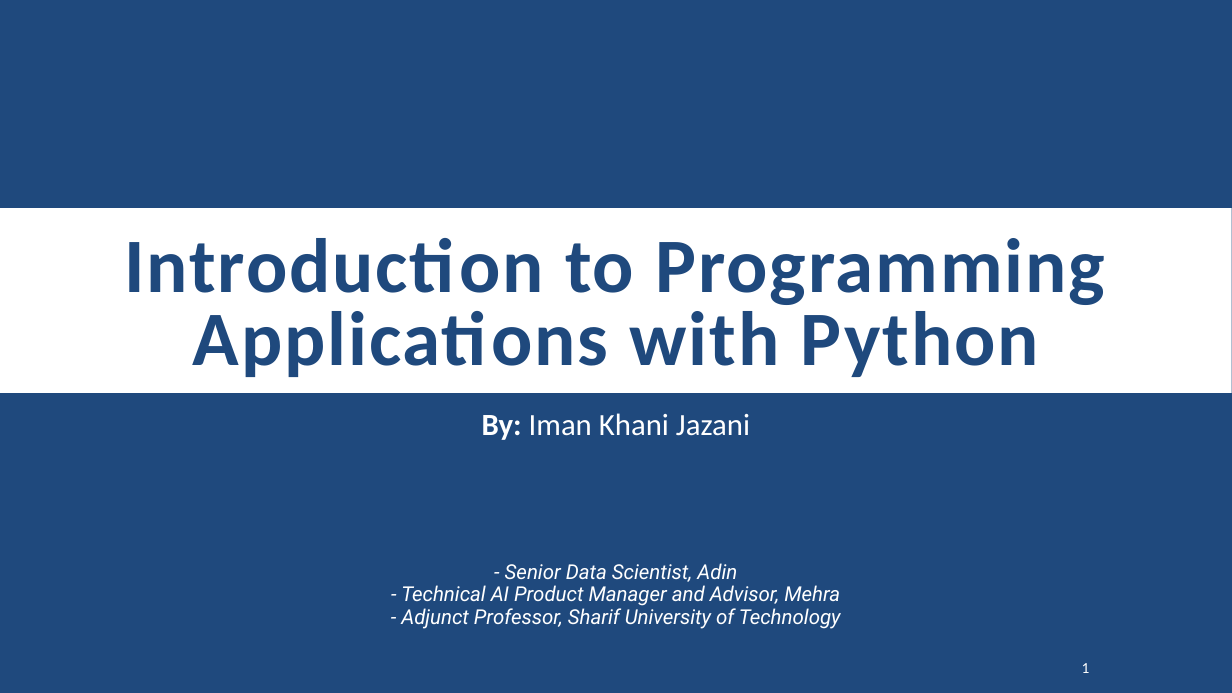
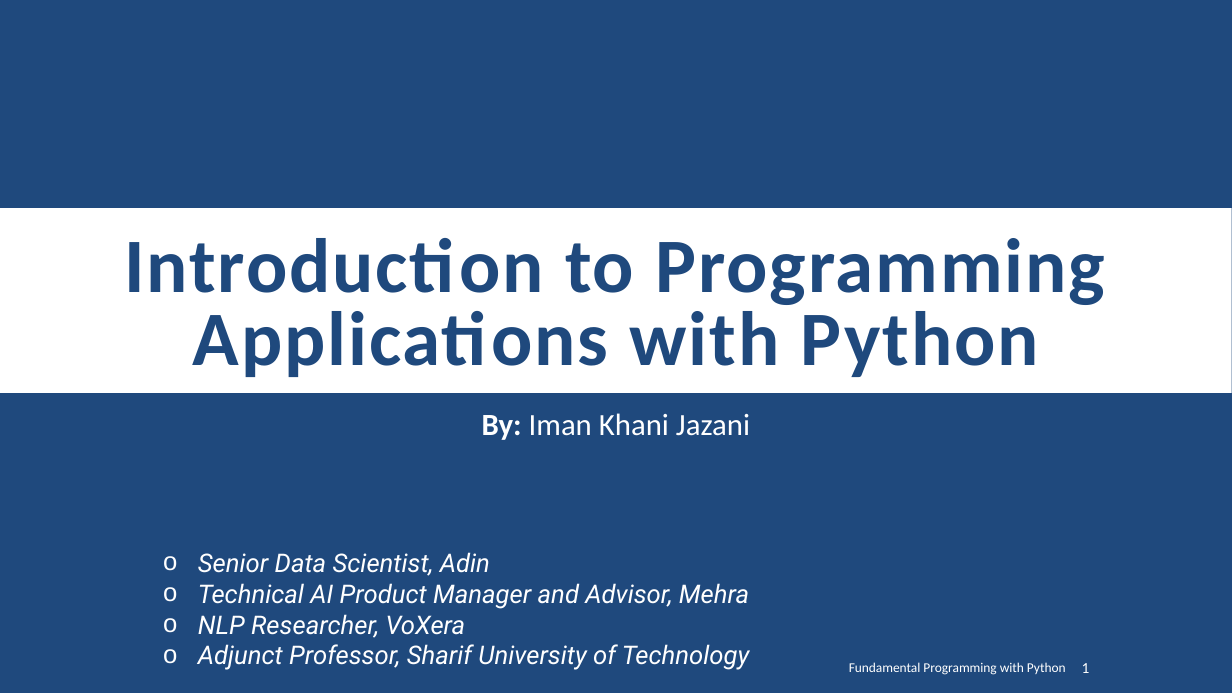
Before and after one commit to SharifPythonSpace/Course1401, a slide deck: slide 1 of Slide/00-Introduction to Programming Applications with Python.pptx. Drawn at 1232x693 pixels with LibreOffice and Linux fonts; fonts in the diff are those of the drawing; background and template pictures are left out. Boxes give left, top, right and bottom in pixels: in the first picture for what was removed or moved away, otherwise in the second. Text is boxed around its words. In the diff, an @@ line names an element or a change of style, - is before the commit and + after.

```diff
--- a/Slide/00-Introduction to Programming Applications with Python.pptx
+++ b/Slide/00-Introduction to Programming Applications with Python.pptx
@@ subtitle at <box>198,552,750,670</box>: text changed; size 16 to 20 pt @@
-- Senior Data Scientist, Adin
-- Technical AI Product Manager and Advisor, Mehra
-- Adjunct Professor, Sharif University of Technology
+o Senior Data Scientist, Adin
+o Technical AI Product Manager and Advisor, Mehra
+o NLP Researcher, VoXera
+o Adjunct Professor, Sharif University of Technology
@@ text added at <box>849,662,1066,675</box>, 10.5 pt, text #FFFFFF @@
+Fundamental Programming with Python
```
Also in this commit, not shown: 21 other slides changed, 1 slide added.
